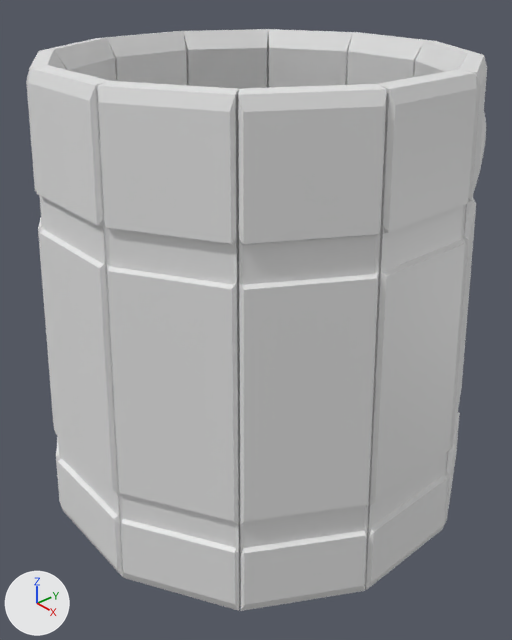
One commit to the Blender file LIB/Modeling/Asset/Choppine.blend: the scene before it, then after it.
One viewpoint serves both versions: a 50 mm lens placed at (0.183, -0.162, 0.193), pointed at (-0.006, 0.003, 0.06). Every picture has the same lights, and +X, +Y and +Z are marked at lower left.

Names of what the first picture shows: 'LatteChoppe'.
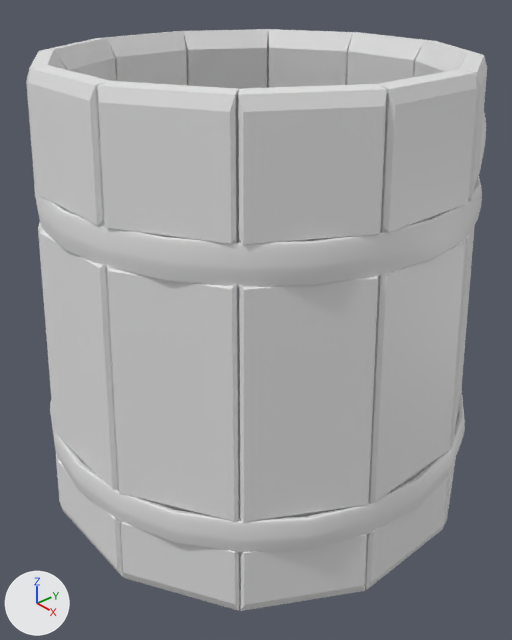
What differs and where, as boxes [x1, y1, x2, y2] in the pictures (512 x 640 px):
'Anneau1', added
    after: [34, 175, 482, 287]
'Anneau2', added
    after: [50, 389, 465, 553]

What changed in the scene script:
```text
Add cu_beziercurve_001:
    cu_beziercurve_001 = bpy.data.curves.new('BezierCurve.001', 'CURVE')
    cu_beziercurve_001.dimensions = '3D'
    _sp = cu_beziercurve_001.splines.new('BEZIER'); _sp.bezier_points.add(4)
    _sp.bezier_points.foreach_set('co', [0.0, -0.000715, -0.0109, 0.0, -0.00253, -0.0106, 0.0, -0.00284, -0.00562, 0.0, -0.00217, -0.000453, 0.0, 0.0, 0.0])
    _sp.bezier_points.foreach_set('handle_left', [0.0, -0.000294, -0.0107, 0.0, -0.00238, -0.012, 0.0, -0.00293, -0.007, 0.0, -0.00252, -0.00192, 0.0, -0.00164, 0.000678])
    _sp.bezier_points.foreach_set('handle_right', [0.0, -0.00234, -0.0117, 0.0, -0.00267, -0.00924, 0.0, -0.00275, -0.00424, 0.0, -0.0018, 0.0011, 0.0, 0.00217, -0.000895])
    for _p, _l, _r in zip(_sp.bezier_points, ['ALIGNED', 'ALIGNED', 'ALIGNED', 'ALIGNED', 'ALIGNED'], ['ALIGNED', 'ALIGNED', 'ALIGNED', 'ALIGNED', 'ALIGNED']): _p.handle_left_type = _l; _p.handle_right_type = _r
    _sp.order_u = 0
    _sp.order_v = 0
    cu_beziercurve_001.use_path = True
    cu_beziercurve_001.use_path_clamp = True
    cu_beziercurve_001.bevel_resolution = 0
    cu_beziercurve_001.fill_mode = 'HALF'
Add cu_beziercurve:
    cu_beziercurve = bpy.data.curves.new('BezierCurve', 'CURVE')
    cu_beziercurve.dimensions = '3D'
    _sp = cu_beziercurve.splines.new('BEZIER'); _sp.bezier_points.add(4)
    _sp.bezier_points.foreach_set('co', [0.0, -0.000715, -0.0109, 0.0, -0.00253, -0.0106, 0.0, -0.00284, -0.00562, 0.0, -0.00217, -0.000453, 0.0, 0.0, 0.0])
    _sp.bezier_points.foreach_set('handle_left', [0.0, -0.000294, -0.0107, 0.0, -0.00238, -0.012, 0.0, -0.00293, -0.007, 0.0, -0.00252, -0.00192, 0.0, -0.00164, 0.000678])
    _sp.bezier_points.foreach_set('handle_right', [0.0, -0.00234, -0.0117, 0.0, -0.00267, -0.00924, 0.0, -0.00275, -0.00424, 0.0, -0.0018, 0.0011, 0.0, 0.00217, -0.000895])
    for _p, _l, _r in zip(_sp.bezier_points, ['ALIGNED', 'ALIGNED', 'ALIGNED', 'ALIGNED', 'ALIGNED'], ['ALIGNED', 'ALIGNED', 'ALIGNED', 'ALIGNED', 'ALIGNED']): _p.handle_left_type = _l; _p.handle_right_type = _r
    _sp.order_u = 0
    _sp.order_v = 0
    cu_beziercurve.use_path = True
    cu_beziercurve.use_path_clamp = True
    cu_beziercurve.bevel_resolution = 0
    cu_beziercurve.fill_mode = 'HALF'
Add ob_anneau2:
    ob_anneau2 = bpy.data.objects.new('Anneau2', cu_beziercurve_001)
    ob_anneau2.parent = ob_lattechoppe
    ob_anneau2.matrix_parent_inverse = Matrix(((1.0, 0.0, 0.0, 0.0), (0.0, 1.0, 0.0, -0.075), (0.0, 0.0, 1.0, 0.0), (0.0, 0.0, 0.0, 1.0)))
    ob_anneau2.location = (-0.000194, -0.0803, 0.0361)
    _m = ob_anneau2.modifiers.new('Screw', 'SCREW')
    _m.object = ob_fondchoppe
    _m.steps = 24
    _m.render_steps = 24
    _m.merge_threshold = 0.0
Add ob_anneau1:
    ob_anneau1 = bpy.data.objects.new('Anneau1', cu_beziercurve)
    ob_anneau1.parent = ob_lattechoppe
    ob_anneau1.matrix_parent_inverse = Matrix(((1.0, 0.0, 0.0, 0.0), (0.0, 1.0, 0.0, -0.075), (0.0, 0.0, 1.0, 0.0), (0.0, 0.0, 0.0, 1.0)))
    ob_anneau1.location = (-0.000194, -0.0738, 0.125)
    _m = ob_anneau1.modifiers.new('Screw', 'SCREW')
    _m.object = ob_fondchoppe
    _m.steps = 24
    _m.render_steps = 24
    _m.merge_threshold = 0.0
```
